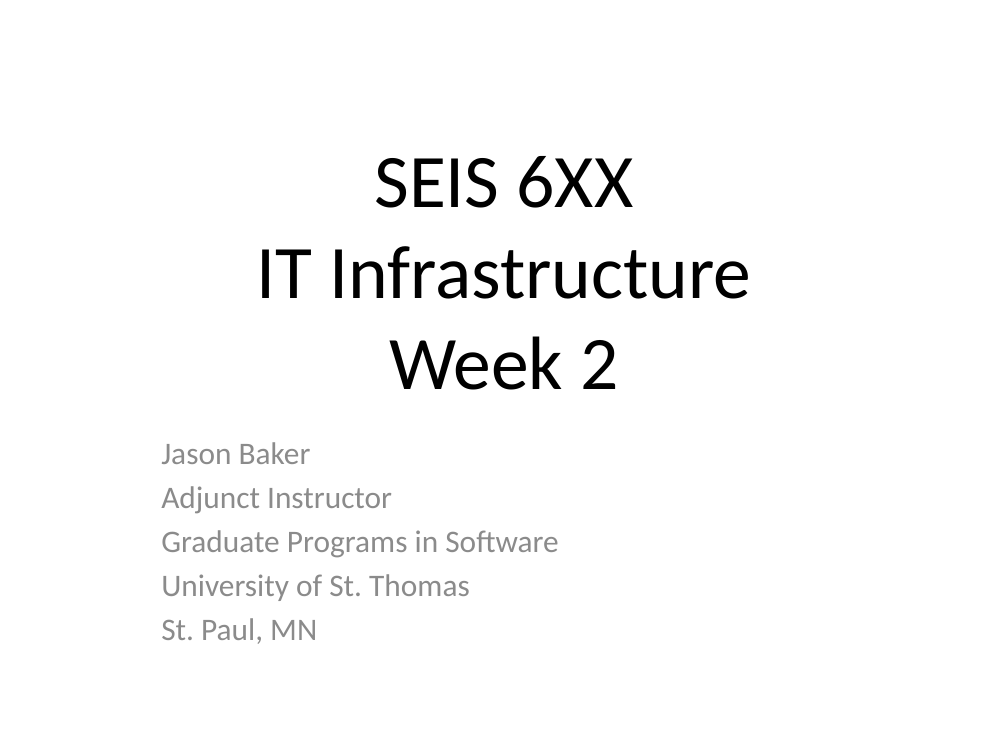
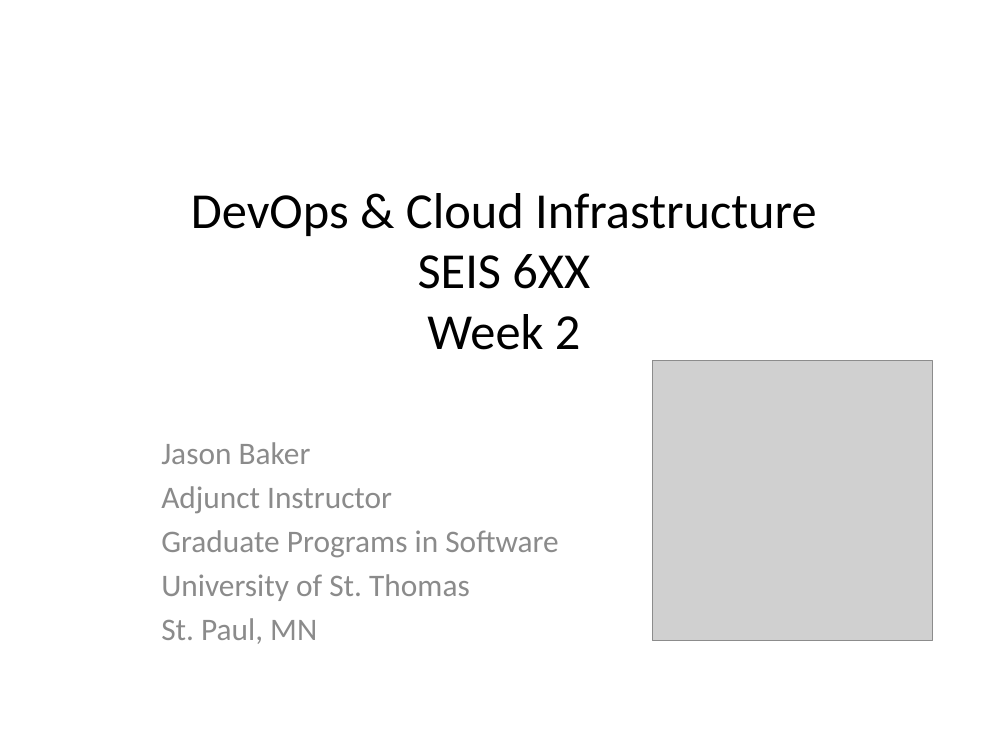
Before and after one commit to jasondbaker/infrastructure-class, a slide deck: slide 1 of infrastructure-week-2.pptx. Drawn at 1008x756 pixels with LibreOffice and Linux fonts; fonts in the diff are those of the drawing; grey boxes stand for pictures. Boxes give left, top, right and bottom in pixels: in the first picture for what was removed or moved away, otherwise in the second. Text is boxed around its words. In the diff, an @@ line names an element or a change of style, - is before the commit and + after.

Commit message:
create week 6 presentation

```diff
--- a/infrastructure-week-2.pptx
+++ b/infrastructure-week-2.pptx
@@ title at <box>191,193,816,350</box>: text changed; size 54 to 36 pt @@
-SEIS 6XX
-IT Infrastructure
-Week 2
+DevOps & Cloud Infrastructure
+SEIS 6XX
+Week 2
@@ picture added at <box>652,361,932,641</box> @@
```
Also in this commit, not shown: 14 other slides changed, 32 other files.
